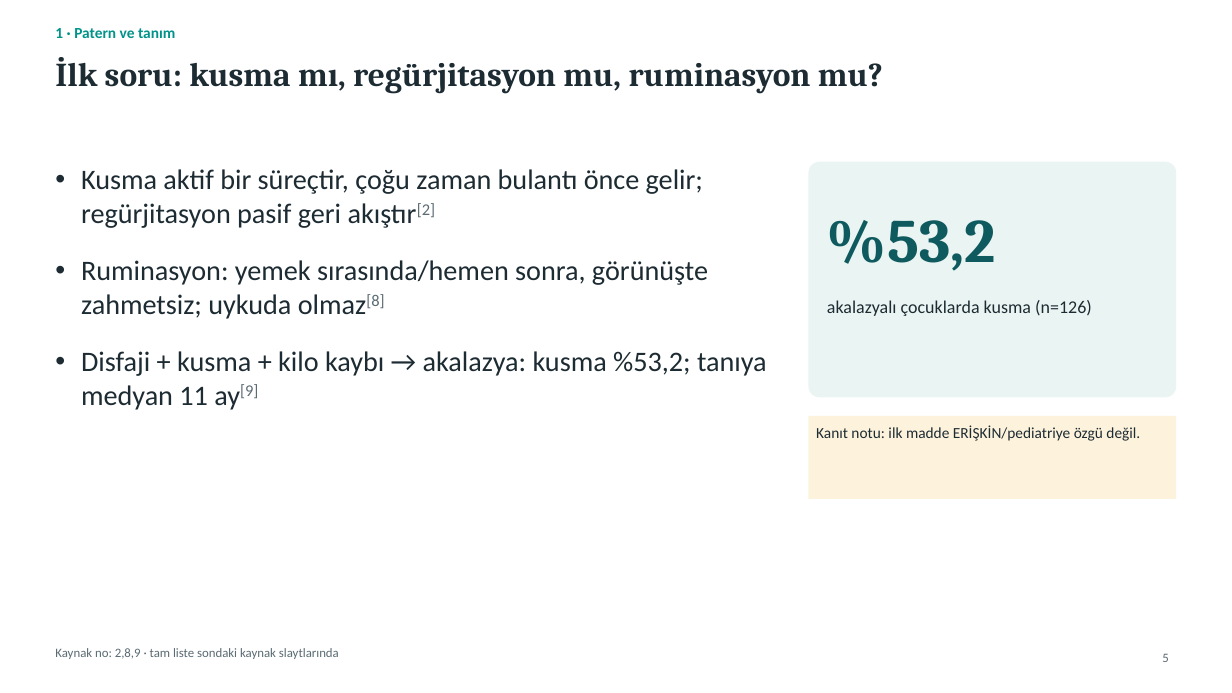
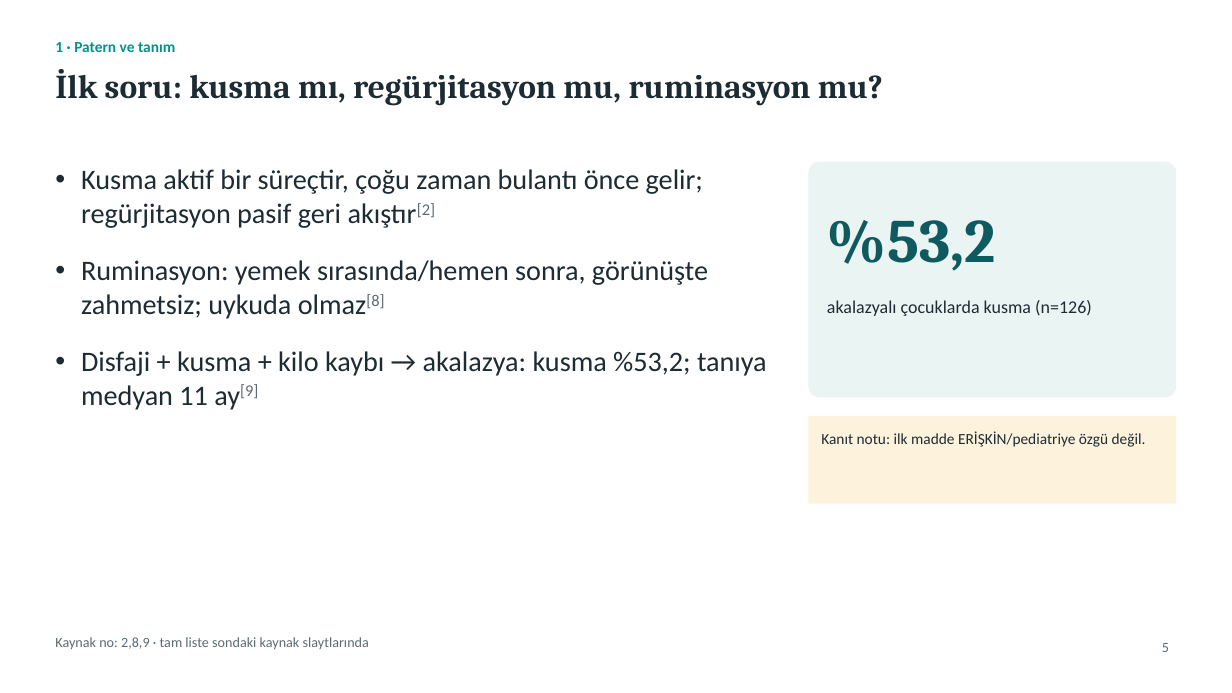
Before and after one commit to gokhanbirsen1992-sketch/sunu-, a slide deck: slide 5 of Sunum_KronikKusma/output/KronikKusmaYaklasim.pptx. Drawn at 1232x693 pixels with LibreOffice and Linux fonts; fonts in the diff are those of the drawing. Boxes give left, top, right and bottom in pixels: in the first picture for what was removed or moved away, otherwise in the second. Text is boxed around its words. In the diff, an @@ line names an element or a change of style, - is before the commit and + after.

```diff
--- a/Sunum_KronikKusma/output/KronikKusmaYaklasim.pptx
+++ b/Sunum_KronikKusma/output/KronikKusmaYaklasim.pptx
@@ text "1 · Patern ve tanım": place and size @@
-text "1 · Patern ve tanım" at [55,28,175,38]
+text "1 · Patern ve tanım" at [55,42,175,52]
@@ title "İlk soru: kusma mı, regürjitasyon ...": place and size @@
-title "İlk soru: kusma mı, regürjitasyon ..." at [55,57,883,94]
+title "İlk soru: kusma mı, regürjitasyon ..." at [55,69,883,105]
@@ rectangle "Kanıt notu: ilk madde ERİŞKİN/pediatriye ...": place and size @@
-rectangle "Kanıt notu: ilk madde ERİŞKİN/pediatriye ..." at [809,416,1177,499]
+rectangle "Kanıt notu: ilk madde ERİŞKİN/pediatriye ..." at [809,416,1177,504]
@@ text "Kaynak no: 2,8,9 · tam ...": place and size @@
-text "Kaynak no: 2,8,9 · tam ..." at [55,648,339,659]
+text "Kaynak no: 2,8,9 · tam ..." at [55,637,369,649]
@@ text "Kaynak no: 2,8,9 · tam ..." at [55,637,369,649]: size 10 to 11 pt @@
@@ page number: place and size @@
-page number at [1162,654,1168,662]
+page number at [1162,643,1169,652]
@@ page number at [1162,643,1169,652]: size 10 to 11 pt @@
```
Also in this commit, not shown: 46 other slides changed, 9 other files.
